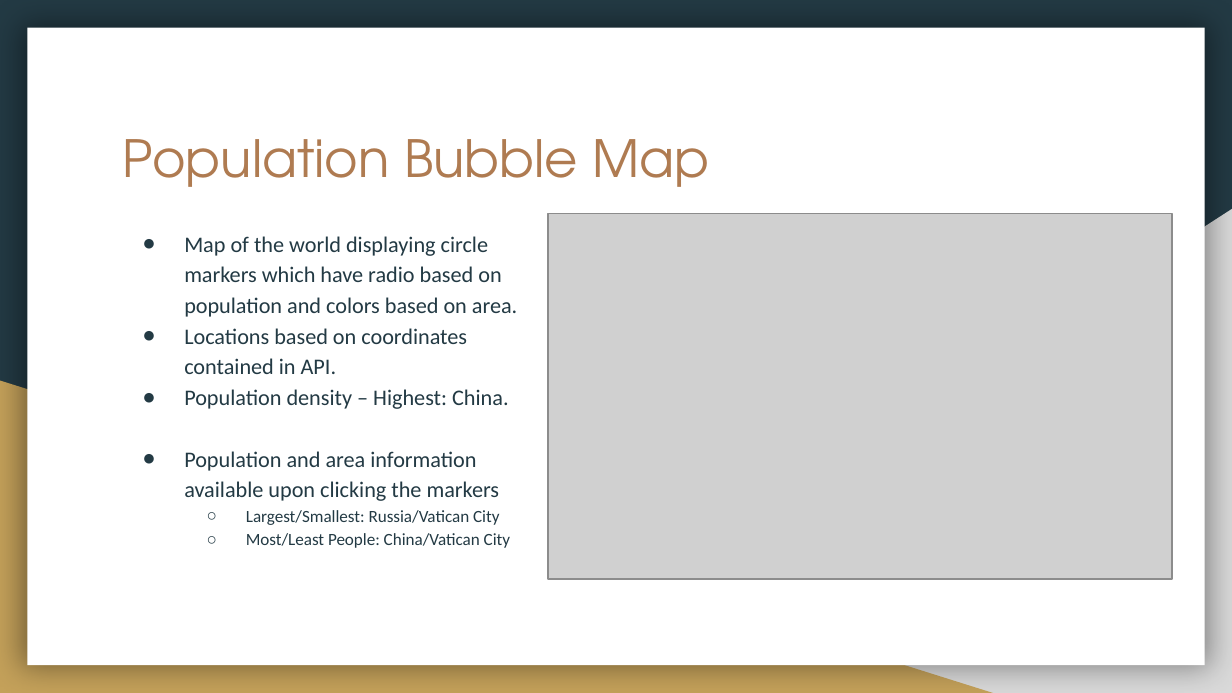
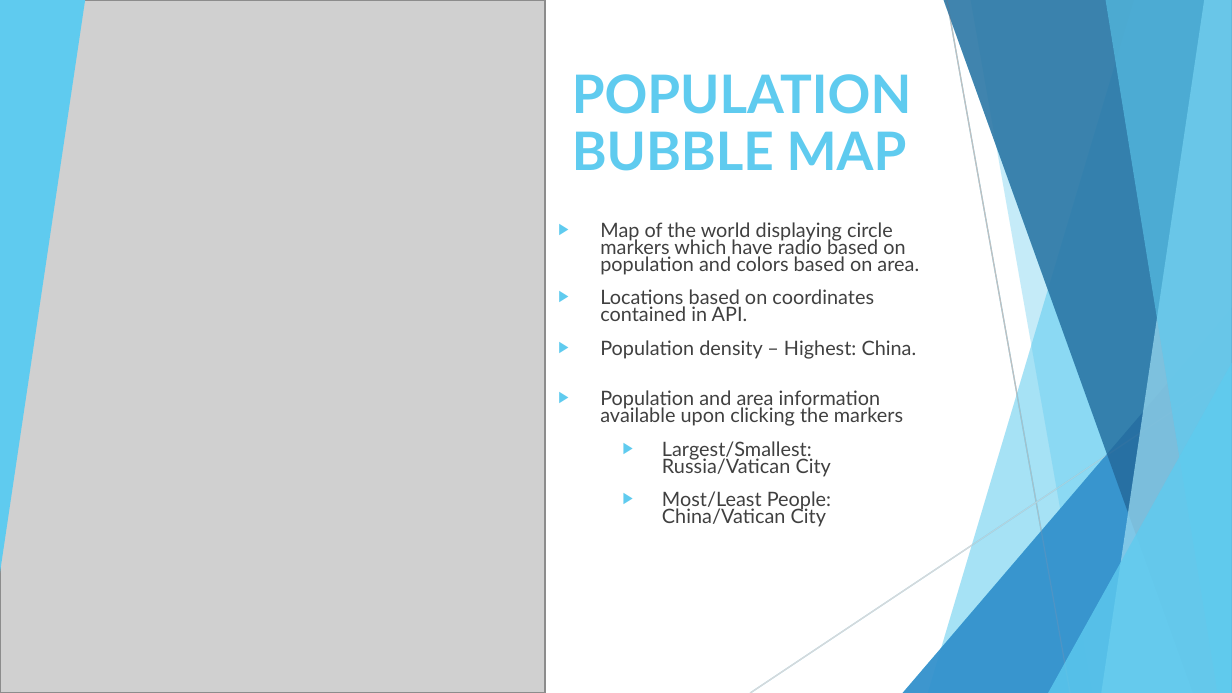
Before and after one commit to nelsonalb/World_Population-Project-3, a slide deck: slide 7 of Project 3- World Data Population.pptx. Drawn at 1232x693 pixels with LibreOffice and Linux fonts; fonts in the diff are those of the drawing; grey boxes stand for pictures. Boxes give left, top, right and bottom in pixels: in the first picture for what was removed or moved away, otherwise in the second. Text is boxed around its words. In the diff, an @@ line names an element or a change of style, - is before the commit and + after.

```diff
--- a/Project 3- World Data Population.pptx
+++ b/Project 3- World Data Population.pptx
@@ background #233A44 to #FFFFFF @@
@@ picture: place and size @@
-picture at bbox=[548, 213, 1173, 579]
+picture at bbox=[0, 0, 545, 692]
@@ triangle added at bbox=[0, 0, 85, 573], fill #5FCBEF @@
@@ rectangle removed at bbox=[27, 28, 1205, 665] @@
@@ title at bbox=[572, 74, 912, 171]: text changed; size 30 to 31 pt; font TeX Gyre Adventor to Lato; text colour #AF7B51 to #5FCBEF; bold on @@
-Population Bubble Map
+POPULATION BUBBLE MAP
@@ right triangle removed at bbox=[483, 209, 1232, 693] @@
@@ text "Map of the world displaying ...": place and size @@
-text "Map of the world displaying ..." at bbox=[184, 236, 517, 548]
+text "Map of the world displaying ..." at bbox=[600, 222, 919, 527]
@@ text "Map of the world displaying ..." at bbox=[600, 222, 919, 527]: size 13 to 11.6 pt in "Map of the world displaying circle markers ...", "Locations based on coordinates contained in API.", "Population density – Highest: China.", "Population and area information available upon clicking ..."; font Calibri to Lato, text colour #233A44 to #404040; size 10 to 11.6 pt in "Largest/Smallest: Russia/Vatican City", "Most/Least People: China/Vatican City"; bullet ● to ▶; line spacing 1.15 to 0.7; more space between paragraphs; bullet colour #233A44 to #5FCBEF; bullet ○ to ▶ @@
@@ right triangle removed at bbox=[0, 381, 993, 693] @@
@@ group added at bbox=[0, 0, 1232, 693]: 5 freeform shapes, 3 triangles, 2 lines @@
@@ group added at bbox=[0, 0, 1232, 693]: 5 freeform shapes, 3 triangles, 2 lines @@
```
Also in this commit, not shown: 6 other slides changed, 1 slide added, 1 slide removed.
